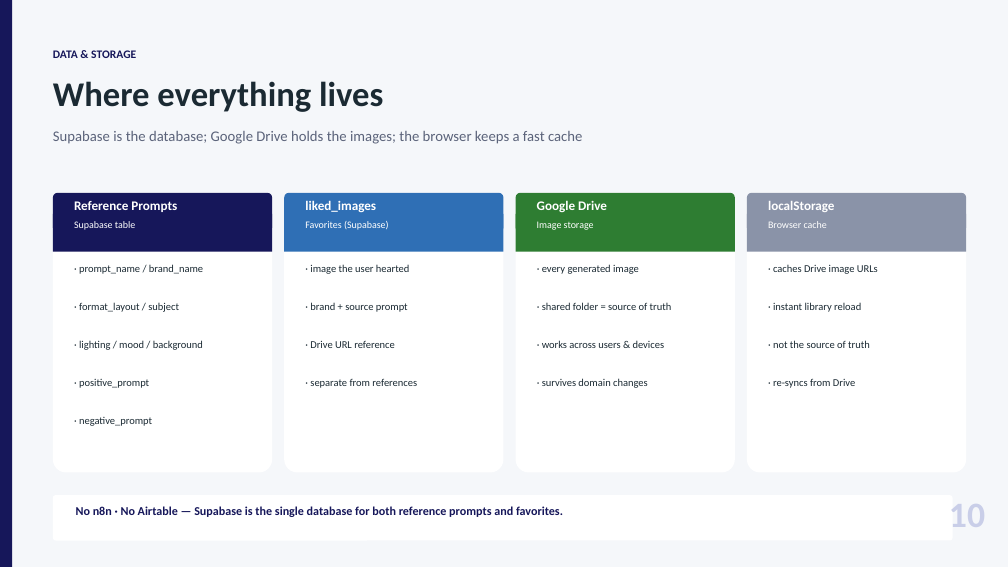
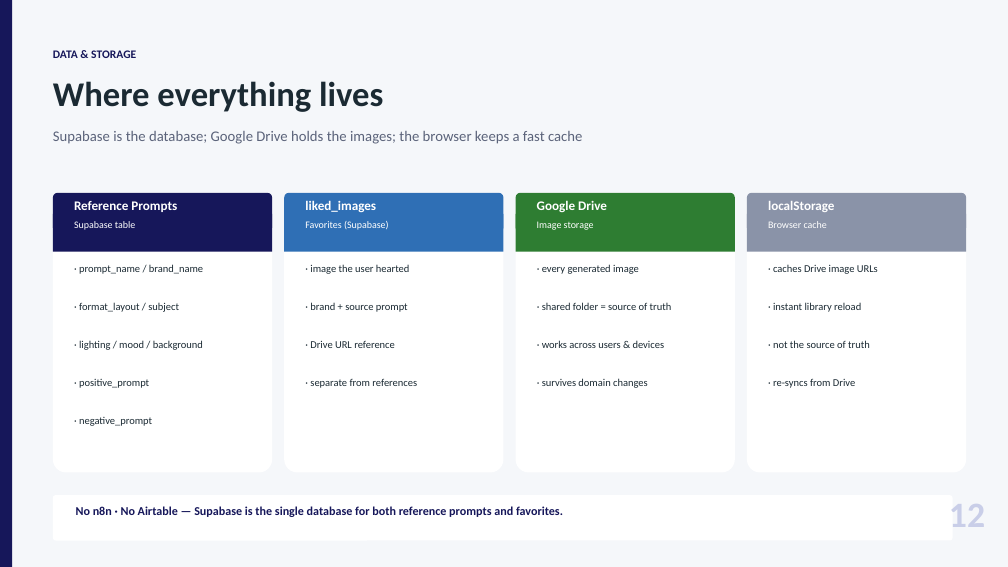
Before and after one commit to Optinet-Solutions-AI/Prompt-Generator, a slide deck: slide 12 of PromptGenerator_Overview.pptx (slide 10 before the commit). Drawn at 1008x567 pixels with LibreOffice and Linux fonts; fonts in the diff are those of the drawing. Boxes give left, top, right and bottom in pixels: in the first picture for what was removed or moved away, otherwise in the second. Text is boxed around its words. In the diff, an @@ line names an element or a change of style, - is before the commit and + after.

```diff
--- a/PromptGenerator_Overview.pptx
+++ b/PromptGenerator_Overview.pptx
@@ text at [949, 504, 985, 527]: text changed @@
-10
+12
```
Also in this commit, not shown: 6 other slides changed, 2 slides added.
